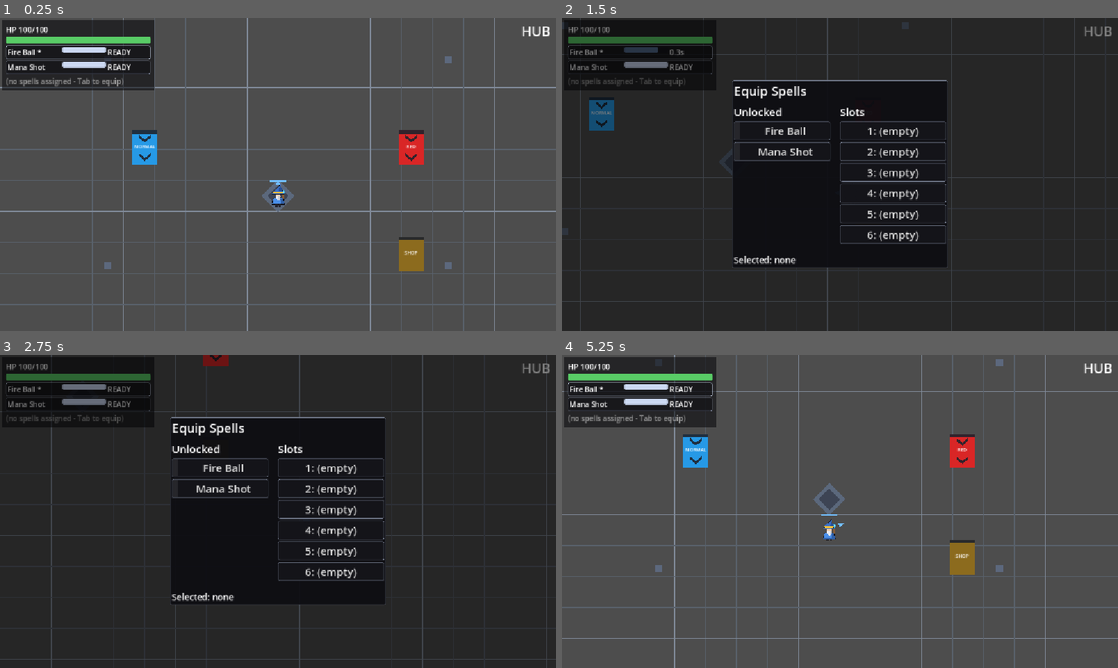
Above: before the commit, frames 1-4 (two rows, left to right).
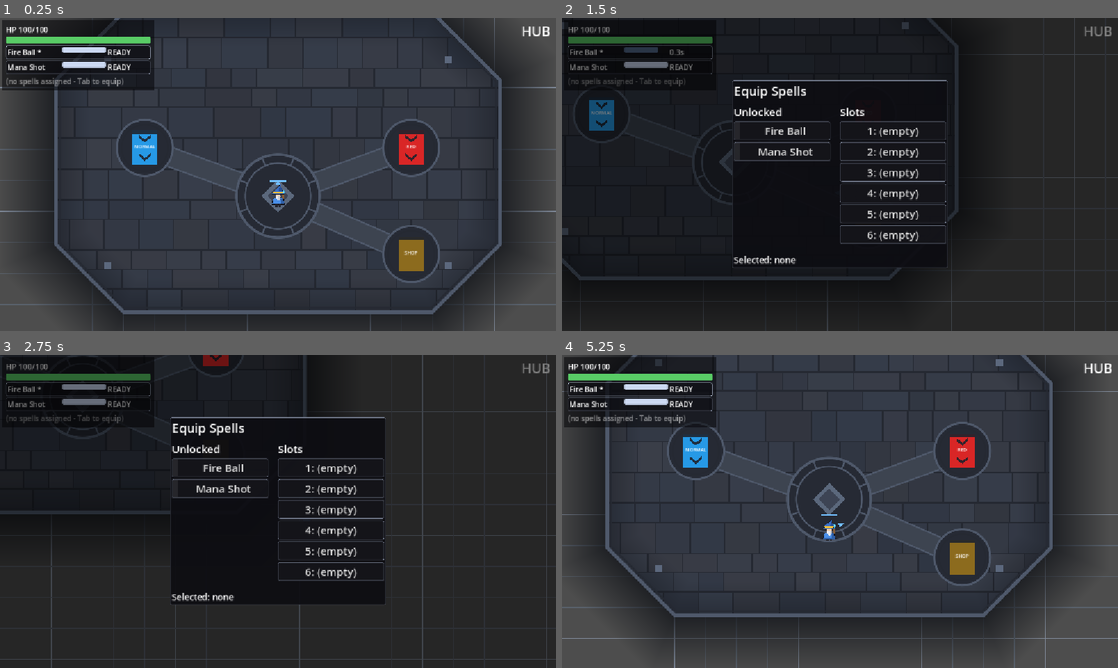
Above: after the commit, the same moments.

Repository: BestestGameStudio/gangU
Game: Godot game, scene res://scenes/main.tscn
The game is run twice, just before and just after one commit, with the same random seed, the same clock (stepped at 60 frames per second) and the same inputs.
Inputs (mouse positions are in pixels of both pictures, inside the frame that each line leads up to):
- Up to frame 1 (0.25 s): no input
- Up to frame 2 (1.5 s): tap Enter at 0.5 s; move the mouse to (962, 158) at 0.52 s; hold D (move_right) 0.53-1.28 s; hold Space (cast) 0.53-1.28 s; move the mouse to (728, 190) at 1.27 s; hold S (move_down) from 1.28 s (still down); tap Tab (equip_panel) at 1.35 s
- Up to frame 3 (2.75 s): move the mouse to (333, 442) at 2.02 s; release S (move_down) at 2.03 s; hold D (move_right) from 2.03 s (still down); tap E (use_consumable) at 2.1 s
- Up to frame 4 (5.25 s): move the mouse to (812, 574) at 2.77 s; release D (move_right) at 2.78 s; hold W (move_up) 2.78-3.53 s; tap 1 at 2.85 s; move the mouse to (1006, 558) at 3.52 s; hold A (move_left) 3.53-5.03 s; tap Enter at 3.6 s; move the mouse to (673, 464) at 4.27 s; tap Space (cast) at 4.35 s; move the mouse to (867, 511) at 5.02 s; hold S (move_down) from 5.03 s (still down); hold Tab (equip_panel) from 5.03 s (still down)

The runs differ from the first frame. In frame 1, 60% of the frame differs, in the area x 2-98%, y 0-100%; in frame 2, 1.0%; in frame 3, 0.5%; in frame 4, 54%.

Commit message:
feat(hub): stone plaza floor replaces the bare grid in the hub (#190)
HubFloor is a code-drawn octagonal plaza of hashed ashlar stones with
subtle mortar, an inlaid ring around the spawn diamond, paved runners
to both gates and the shop vendor, and a dark fade into the grid. It is
instanced in hub.tscn at z -80 (between the global grid and the hub
decor), so it is freed with the hub and dungeons keep the plain grid.

Co-Authored-By: Claude Opus 5.5 <noreply@anthropic.com>

Diff:
--- a/scenes/hub.tscn
+++ b/scenes/hub.tscn
@@ -1,11 +1,15 @@
 [gd_scene load_steps=5 format=3 uid="uid://bgangu7hub"]
 
+[ext_resource type="Script" path="res://scripts/hub_floor.gd" id="hub_floor"]
 [ext_resource type="PackedScene" uid="uid://bgangu7gate" path="res://scenes/gate.tscn" id="2"]
 [ext_resource type="PackedScene" uid="uid://bgangu7dna" path="res://scenes/dungeon_a.tscn" id="3"]
 [ext_resource type="PackedScene" uid="uid://bgangu7dnb" path="res://scenes/dungeon_b.tscn" id="4"]
 [ext_resource type="PackedScene" uid="uid://bgangu7shopv" path="res://scenes/shop_vendor.tscn" id="5"]
 
 [node name="Hub" type="Node2D"]
+
+[node name="Floor" type="Node2D" parent="."]
+script = ExtResource("hub_floor")
 
 [node name="Background" type="Node2D" parent="."]
 z_index = -50
--- /dev/null
+++ b/scripts/hub_floor.gd
@@ -0,0 +1,140 @@
+extends Node2D
+class_name HubFloor
+## Code-drawn stone plaza under the hub. It lives in hub.tscn rather than on
+## the global BackgroundGrid so it is freed with the hub and dungeons keep the
+## plain grid. Geometry is built once in _init and drawn once.
+
+const CENTER := Vector2(576, 410)
+const HALF := Vector2(460, 310)
+const CHAMFER := 140.0
+const SPAWN := Vector2(576, 480)
+const LANDINGS: Array[Vector2] = [Vector2(300, 380), Vector2(852, 380), Vector2(852, 600)]
+
+const HEIGHTS: Array[float] = [40.0, 52.0, 64.0]
+const WIDTHS: Array[float] = [52.0, 72.0, 96.0]
+const MORTAR := 3.0
+const OUTER_FADE := 120.0
+const INNER_FADE := 70.0
+const EMBLEM_R := 86.0
+const LANDING_R := 58.0
+const PATH_W := 40.0
+
+const MORTAR_COLOR := Color(0.145, 0.16, 0.195)
+const TILE_BASE := Color(0.205, 0.225, 0.27)
+const PATH_COLOR := Color(0.24, 0.265, 0.315)
+const INLAY := Color(0.31, 0.35, 0.42)
+const DARK_INLAY := Color(0.15, 0.165, 0.205)
+const SHADOW := Color(0.06, 0.07, 0.09)
+
+var outline: PackedVector2Array
+var tiles: Array[PackedVector2Array] = []
+var tile_colors := PackedColorArray()
+
+func _init() -> void:
+	z_index = -80
+	outline = _octagon(0.0)
+	_build_tiles()
+
+func covers(p: Vector2) -> bool:
+	return Geometry2D.is_point_in_polygon(p, outline)
+
+## Offsetting an octagon outward by d keeps its 45-degree edges parallel only
+## if the chamfer grows by d * (2 - sqrt 2); same vertex order at every offset
+## lets the fade bands be drawn as quads between two rings.
+func _octagon(d: float) -> PackedVector2Array:
+	var h := HALF + Vector2(d, d)
+	var c := CHAMFER + d * (2.0 - sqrt(2.0))
+	var pts := PackedVector2Array()
+	for v: Vector2 in [
+		Vector2(-h.x + c, -h.y), Vector2(h.x - c, -h.y), Vector2(h.x, -h.y + c), Vector2(h.x, h.y - c),
+		Vector2(h.x - c, h.y), Vector2(-h.x + c, h.y), Vector2(-h.x, h.y - c), Vector2(-h.x, -h.y + c),
+	]:
+		pts.append(CENTER + v)
+	return pts
+
+static func _hash01(x: int, y: int, salt: int) -> float:
+	var h := (x * 73856093) ^ (y * 19349663) ^ (salt * 83492791)
+	h = (h ^ (h >> 13)) * 1274126177
+	h = h ^ (h >> 16)
+	return float(h & 0xFFFF) / 65535.0
+
+static func _tile_color(c: int, r: int) -> Color:
+	var v := (_hash01(c, r, 3) - 0.5) * 0.035
+	var tint := (_hash01(c, r, 4) - 0.5) * 0.016
+	return Color(TILE_BASE.r + v - tint, TILE_BASE.g + v, TILE_BASE.b + v + tint)
+
+## Ashlar courses: hashed course heights, start offsets and stone widths, so
+## joints never line up into the uniform grid the plaza replaces.
+func _build_tiles() -> void:
+	var y := CENTER.y - HALF.y
+	var right := CENTER.x + HALF.x
+	var m := MORTAR * 0.5
+	var r := 0
+	while y < CENTER.y + HALF.y:
+		var row_h := _pick(HEIGHTS, _hash01(0, r, 5))
+		var x := CENTER.x - HALF.x - _hash01(0, r, 1) * WIDTHS[1]
+		var c := 0
+		while x < right:
+			var w := _pick(WIDTHS, _hash01(c, r, 2))
+			var rect := PackedVector2Array([
+				Vector2(x + m, y + m), Vector2(x + w - m, y + m),
+				Vector2(x + w - m, y + row_h - m), Vector2(x + m, y + row_h - m),
+			])
+			for piece: PackedVector2Array in Geometry2D.intersect_polygons(rect, outline):
+				tiles.append(piece)
+				tile_colors.append(_tile_color(c, r))
+			x += w
+			c += 1
+		y += row_h
+		r += 1
+
+static func _pick(options: Array[float], t: float) -> float:
+	return options[mini(int(t * options.size()), options.size() - 1)]
+
+func _draw_band(inner: PackedVector2Array, outer: PackedVector2Array, ci: Color, co: Color) -> void:
+	var n := inner.size()
+	for i in n:
+		var j := (i + 1) % n
+		draw_polygon(PackedVector2Array([inner[i], inner[j], outer[j], outer[i]]), PackedColorArray([ci, ci, co, co]))
+
+func _draw_path(to: Vector2) -> void:
+	var dir := (to - SPAWN).normalized()
+	var a := SPAWN + dir * EMBLEM_R
+	var b := to - dir * LANDING_R
+	var n := dir.orthogonal() * (PATH_W * 0.5)
+	draw_colored_polygon(PackedVector2Array([a + n, b + n, b - n, a - n]), PATH_COLOR)
+	draw_line(a + n, b + n, INLAY, 2.0, true)
+	draw_line(a - n, b - n, INLAY, 2.0, true)
+
+func _draw_ring(at: Vector2, r: float, color: Color, width: float) -> void:
+	draw_arc(at, r, 0.0, TAU, 72, color, width, true)
+
+func _draw() -> void:
+	var clear := Color(SHADOW, 0.0)
+	_draw_band(outline, _octagon(OUTER_FADE), Color(SHADOW, 0.75), clear)
+	draw_colored_polygon(outline, MORTAR_COLOR)
+	for i in tiles.size():
+		draw_colored_polygon(tiles[i], tile_colors[i])
+	_draw_band(_octagon(-INNER_FADE), outline, clear, Color(SHADOW, 0.35))
+
+	for to in LANDINGS:
+		_draw_path(to)
+	for to in LANDINGS:
+		draw_circle(to, LANDING_R, DARK_INLAY)
+		_draw_ring(to, LANDING_R, INLAY, 3.0)
+		_draw_ring(to, LANDING_R - 10.0, MORTAR_COLOR, 2.0)
+
+	draw_circle(SPAWN, EMBLEM_R, DARK_INLAY)
+	_draw_ring(SPAWN, EMBLEM_R, INLAY, 4.0)
+	_draw_ring(SPAWN, EMBLEM_R - 18.0, INLAY, 2.0)
+	for k in 8:
+		var d := Vector2.from_angle(TAU * k / 8.0 + TAU / 16.0)
+		draw_line(SPAWN + d * (EMBLEM_R - 18.0), SPAWN + d * EMBLEM_R, INLAY, 2.0, true)
+
+	draw_polyline(_closed(outline), INLAY, 6.0, true)
+	draw_polyline(_closed(_octagon(-8.0)), MORTAR_COLOR, 2.0, true)
+
+func _closed(pts: PackedVector2Array) -> PackedVector2Array:
+	var out := pts.duplicate()
+	out.append(pts[0])
+	return out
--- /dev/null
+++ b/scripts/test190_hub_floor.gd
@@ -0,0 +1,87 @@
+extends SceneTree
+## Headless driver for the hub stone plaza floor: hub-only, layered between
+## the global grid and the hub decor, covers every hub point of interest,
+## freed on entering a dungeon and restored on return, deterministic tiles.
+
+var scene: Node
+var p: Node2D
+var phase := 0
+var t := 0.0
+var fails := 0
+
+func _initialize() -> void:
+	scene = load("res://scenes/main.tscn").instantiate()
+	root.add_child(scene)
+	current_scene = scene
+
+func _check(label: String, ok: bool) -> void:
+	if not ok:
+		fails += 1
+	print("[190] ", label, " -> ", "PASS" if ok else "FAIL")
+
+func _floors() -> Array[Node]:
+	return scene.find_children("*", "HubFloor", true, false)
+
+func _check_hub_floor(when: String) -> void:
+	var hub: Node = scene.current_area
+	_check("%s: current area is Hub" % when, hub.name == "Hub")
+	var floor := hub.get_node_or_null("Floor") as HubFloor
+	_check("%s: hub has exactly one HubFloor at Hub/Floor" % when, floor != null and _floors().size() == 1)
+	if floor == null:
+		return
+	var grid := scene.get_node("BackgroundGrid") as Node2D
+	var bg := hub.get_node("Background") as Node2D
+	_check("%s: floor z_index -80" % when, floor.z_index == -80)
+	_check("%s: grid z %d < floor z %d < hub Background z %d" % [when, grid.z_index, floor.z_index, bg.z_index],
+		grid.z_index < floor.z_index and floor.z_index < bg.z_index)
+	var points := {
+		"spawn": (hub.get_node("PlayerSpawn") as Node2D).global_position,
+		"GateNormal": (hub.get_node("GateNormal") as Node2D).global_position,
+		"GateRed": (hub.get_node("GateRed") as Node2D).global_position,
+		"ShopVendor": (hub.get_node("ShopVendor") as Node2D).global_position,
+	}
+	for key: String in points:
+		var at: Vector2 = points[key]
+		_check("%s: floor covers %s %s" % [when, key, at], floor.covers(at - floor.global_position))
+	for corner in [Vector2(216, 190), Vector2(936, 190), Vector2(216, 630), Vector2(936, 630)]:
+		_check("%s: floor covers corner marker %s" % [when, corner], floor.covers(corner))
+	_check("%s: floor ends before far grid (5000,5000)" % when, not floor.covers(Vector2(5000, 5000)))
+
+func _process(delta: float) -> bool:
+	t += delta
+	match phase:
+		0:
+			if scene.get_node_or_null("Player") != null and t > 0.3:
+				p = scene.get_node("Player")
+				_check_hub_floor("boot")
+				var g: Gate = scene.current_area.get_node("GateNormal")
+				g._on_body_entered(p)
+				phase = 1; t = 0
+		1:
+			if t > 0.4:
+				_check("dungeon: current area is DungeonA", scene.current_area.name == "DungeonA")
+				_check("dungeon: no HubFloor anywhere under Main", _floors().size() == 0)
+				_check("dungeon: global grid still present", scene.get_node_or_null("BackgroundGrid") != null)
+				var portal: ExitPortal = scene.current_area.get_node("ExitPortal")
+				portal.unlock()
+				portal._on_body_entered(p)
+				phase = 2; t = 0
+		2:
+			if t > 0.4:
+				_check_hub_floor("return")
+				var a := HubFloor.new()
+				var b := HubFloor.new()
+				_check("tiles: plaza has many stones (%d)" % a.tile_colors.size(), a.tile_colors.size() > 100)
+				_check("tiles: two instances produce identical tile colors", a.tile_colors == b.tile_colors)
+				_check("tiles: two instances produce identical tile shapes", a.tiles == b.tiles)
+				var distinct := {}
+				for c in a.tile_colors:
+					distinct[c] = true
+				_check("tiles: colors vary per stone (%d distinct)" % distinct.size(), distinct.size() > 20)
+				a.free()
+				b.free()
+				if fails == 0:
+					print("[190] ALL PASS")
+				print("[190] DONE fails=", fails)
+				quit(1 if fails > 0 else 0)
+	return false
Not shown, added: scripts/hub_floor.gd.uid
